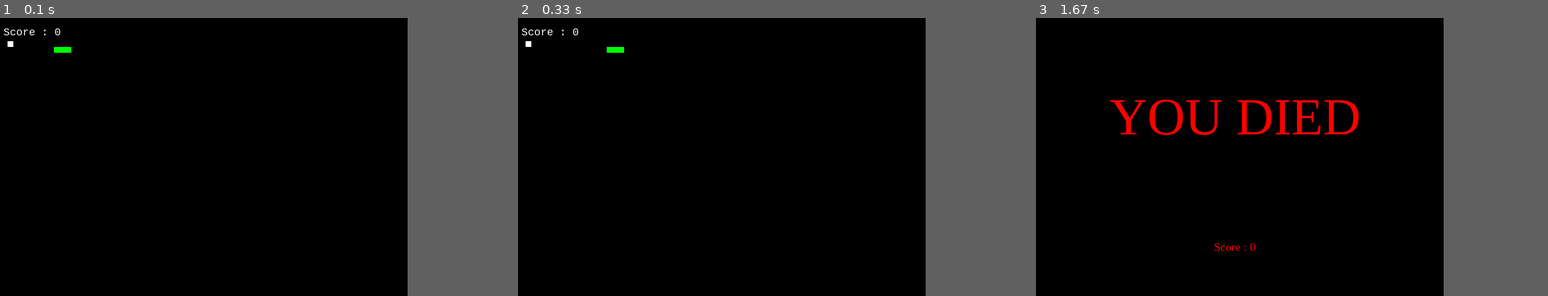
Above: before the commit, frames 1-3 (left to right).
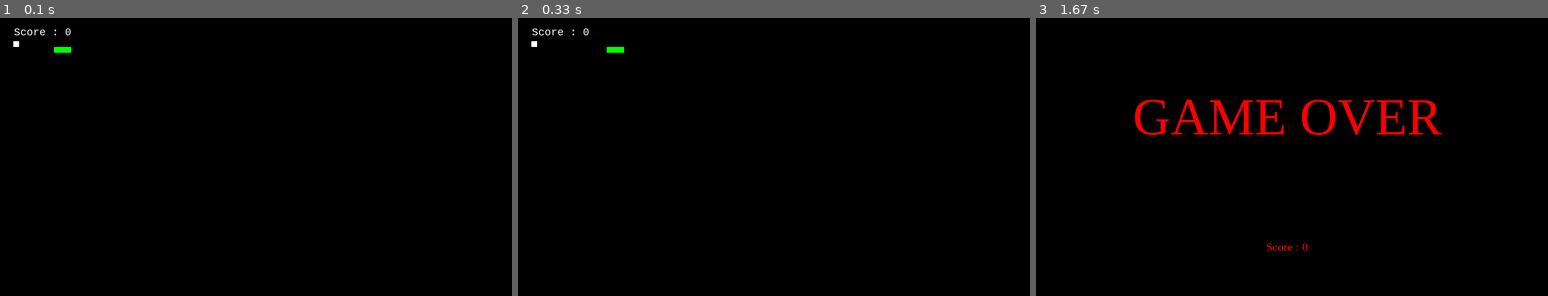
Above: after the commit, the same moments.

Repository: tabishkhan72/Pygame--Snake-Game
Game: pygame game, started from Snake Game.py
The game is run twice, just before and just after one commit, with the same random seed, the same clock (stepped at 60 frames per second) and the same inputs.
Inputs:
- Up to frame 1 (0.1 s): no input
- Up to frame 2 (0.33 s): no input
- Up to frame 3 (1.67 s): tap W at 0.33 s
In our replay, the window is 720x480 before the commit and 900x480 after it. These sizes can differ from the game's own. Grey fills any space a smaller window leaves; there, only what the larger window draws over its background counts as a difference.

The runs differ from the first frame. In frame 1, 0.2% of the frame differs, in the area x 0-14%, y 3-11%; in frame 2, 0.2%; in frame 3, 3.1%, in the area x 14-80%, y 29-84%.

Commit message:
Update Snake Game.py

Diff:
--- a/Snake Game.py
+++ b/Snake Game.py
@@ -1,7 +1,3 @@
-"""
-Snake Eater
-Made with PyGame
-"""
 
 import pygame, sys, time, random
 
@@ -14,14 +10,13 @@
 # Impossible->  120
 difficulty = 25
 
-# Window size
-frame_size_x = 720
+
+frame_size_x = 900
 frame_size_y = 480
 
-# Checks for errors encountered
+
 check_errors = pygame.init()
-# pygame.init() example output -> (6, 0)
-# second number in tuple gives number of errors
+
 if check_errors[1] > 0:
     print(f'[!] Had {check_errors[1]} errors when initialising game, exiting...')
     sys.exit(-1)
@@ -62,7 +57,7 @@
 # Game Over
 def game_over():
     my_font = pygame.font.SysFont('times new roman', 90)
-    game_over_surface = my_font.render('YOU DIED', True, red)
+    game_over_surface = my_font.render('GAME OVER', True, red)
     game_over_rect = game_over_surface.get_rect()
     game_over_rect.midtop = (frame_size_x/2, frame_size_y/4)
     game_window.fill(black)
@@ -108,7 +103,7 @@
             if event.key == pygame.K_ESCAPE:
                 pygame.event.post(pygame.event.Event(pygame.QUIT))
 
-    # Making sure the snake cannot move in the opposite direction instantaneously
+
     if change_to == 'UP' and direction != 'DOWN':
         direction = 'UP'
     if change_to == 'DOWN' and direction != 'UP':
